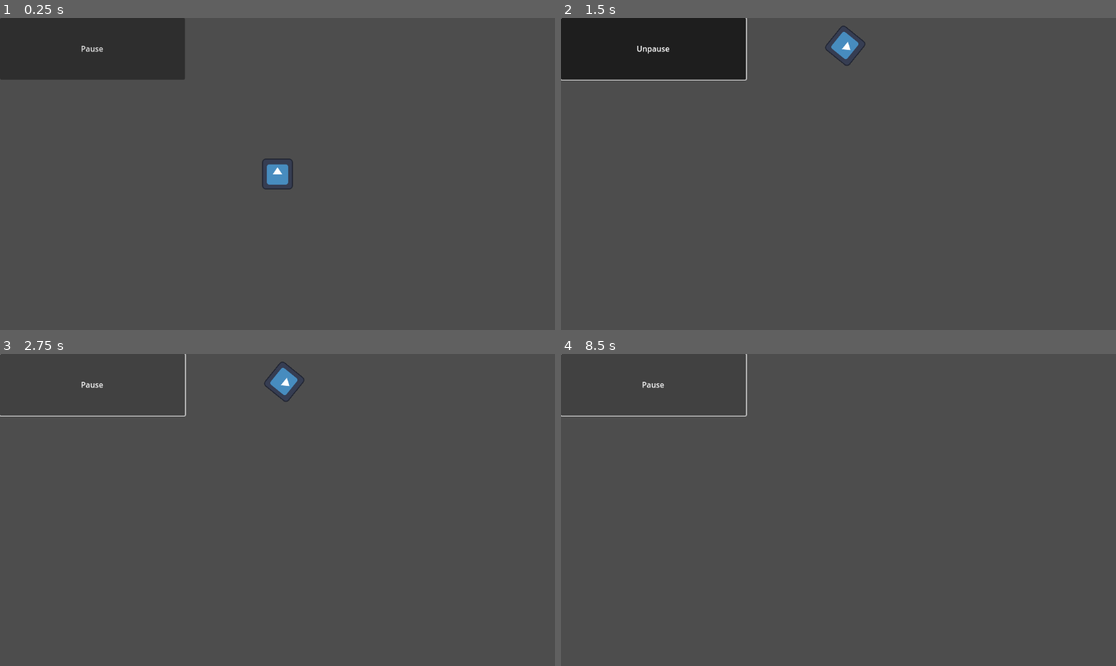
Above: before the commit, frames 1-4 (two rows, left to right).
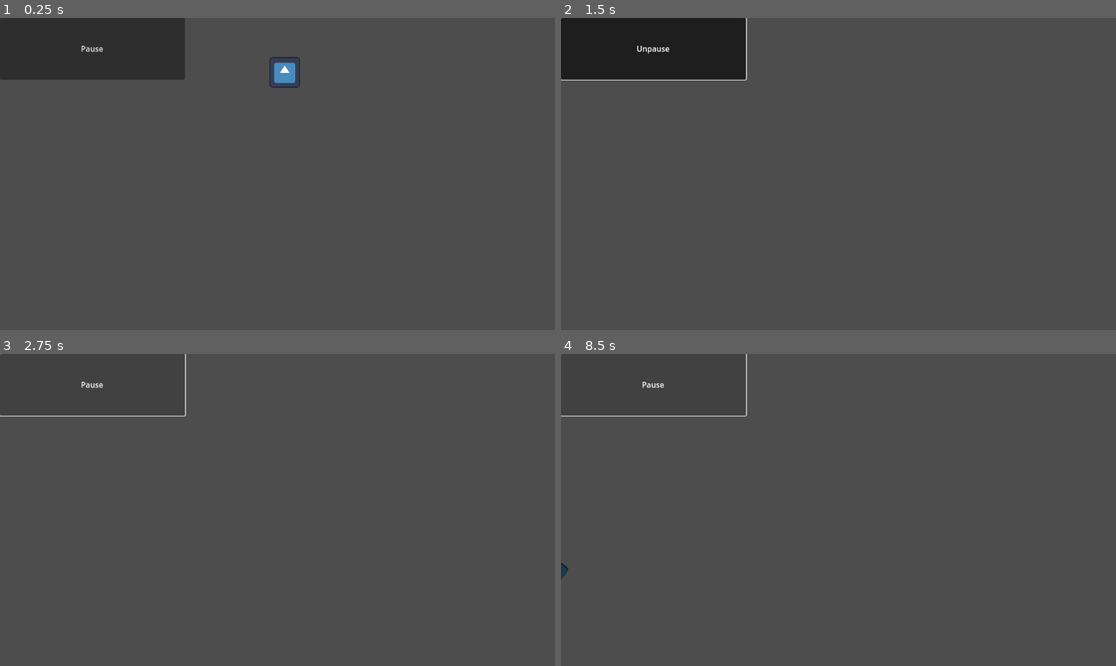
Above: after the commit, the same moments.

Repository: hotcat190/learning-godot
Game: Godot game, scene res://root.tscn
Two runs of this game, one before a commit and one after it. Both use one fixed random seed, a clock stepped at 60 frames per second and the inputs below. The engine's default icon, where the game draws it, is replaced by a stand-in: a white triangle on a blue panel in a dark square.
Inputs:
- Up to frame 1 (0.25 s): no input
- Up to frame 2 (1.5 s): tap Enter at 0.5 s; hold D (move_right) 0.53-1.25 s; hold Shift (dash) 0.53-1.25 s; click "Pause" at 1.25 s
- Up to frame 3 (2.75 s): click "Unpause" at 2 s
- Up to frame 4 (8.5 s): hold S (move_down) 2.78-3.53 s; tap Shift (dash) every 1.5 s from 2.85 to 7.35 s; hold D (move_right) 3.53-4.28 s; hold Shift (dash) 3.53-4.28 s; hold W (move_up) 4.28-5.03 s; hold Shift (dash) 5.03-5.78 s; hold A (move_left) 5.03-6.53 s; hold S (move_down) 6.53-7.28 s; hold Shift (dash) 6.53-7.28 s; hold D (move_right) 7.28-8.03 s; hold W (move_up) from 8.03 s (still down); hold Shift (dash) from 8.03 s (still down)

The runs differ from the first frame. In frame 1, 0.7% of the frame differs, in the area x 47-55%, y 12-56%; in frame 2, 0.3%; in frame 3, 0.3%; in frame 4, less than 0.1%.

Commit message:
fart

Diff:
--- a/Player.gd
+++ b/Player.gd
@@ -34,12 +34,14 @@
 
 	if Input.is_action_pressed("dash"):
 		if (dash_cooldown.is_stopped()):
+			$explodinghead.emitting = true
+			$AudioStreamPlayer.playing = true
 			$AnimationPlayer.play("new_animation")
+			$explosion.play("explosion_fade_out")
 			velocity = Vector2.UP.rotated(rotation) * speed * 40
 			if Input.is_action_pressed("move_down"):
 				velocity = - velocity
 			dash_cooldown.start(-1)
-
 	position += velocity * delta
 
 func _on_pause_button_toggled(toggled_on):
--- a/root.tscn
+++ b/root.tscn
@@ -1,8 +1,9 @@
-[gd_scene load_steps=10 format=3 uid="uid://c25v2hje7dvyv"]
+[gd_scene load_steps=15 format=3 uid="uid://c25v2hje7dvyv"]
 
 [ext_resource type="Script" path="res://Root.gd" id="1_v381l"]
 [ext_resource type="Script" path="res://Player.gd" id="2_s7pj8"]
 [ext_resource type="Texture2D" uid="uid://bg7iy5wb4x5ci" path="res://icon.svg" id="3_tlh6n"]
+[ext_resource type="AudioStream" uid="uid://cgxw2px4d47c0" path="res://fart-with-reverb.mp3" id="4_3eh7k"]
 
 [sub_resource type="RectangleShape2D" id="RectangleShape2D_6y2t0"]
 size = Vector2(126, 126)
@@ -15,10 +16,22 @@
 tracks/0/interp = 2
 tracks/0/loop_wrap = true
 tracks/0/keys = {
-"times": PackedFloat32Array(0, 0.1, 0.2, 0.5),
-"transitions": PackedFloat32Array(1, 1, 1, 1),
+"times": PackedFloat32Array(0),
+"transitions": PackedFloat32Array(1),
 "update": 0,
-"values": [Vector2(0.5, 0.5), Vector2(0.1, 1), Vector2(0.8, 0.4), Vector2(0.5, 0.5)]
+"values": [Vector2(0.5, 0.5)]
+}
+tracks/1/type = "value"
+tracks/1/imported = false
+tracks/1/enabled = true
+tracks/1/path = NodePath("../explodinghead:color")
+tracks/1/interp = 1
+tracks/1/loop_wrap = true
+tracks/1/keys = {
+"times": PackedFloat32Array(0),
+"transitions": PackedFloat32Array(1),
+"update": 0,
+"values": [Color(0, 0, 1, 1)]
 }
 
 [sub_resource type="Animation" id="Animation_rgis0"]
@@ -36,14 +49,69 @@
 "update": 0,
 "values": [Vector2(0.5, 0.5), Vector2(0.1, 1), Vector2(0.8, 0.4), Vector2(0.5, 0.5)]
 }
+tracks/1/type = "value"
+tracks/1/imported = false
+tracks/1/enabled = true
+tracks/1/path = NodePath(".:modulate")
+tracks/1/interp = 1
+tracks/1/loop_wrap = true
+tracks/1/keys = {
+"times": PackedFloat32Array(0, 0.1, 0.2, 0.5),
+"transitions": PackedFloat32Array(1, 1, 1, 1),
+"update": 0,
+"values": [Color(1, 1, 1, 1), Color(0, 0, 1, 1), Color(0, 1, 1, 1), Color(1, 1, 1, 1)]
+}
+
+[sub_resource type="Animation" id="Animation_hmen1"]
+resource_name = "explosion_fade_out"
+length = 0.5
+loop_mode = 2
+tracks/0/type = "value"
+tracks/0/imported = false
+tracks/0/enabled = true
+tracks/0/path = NodePath("../explodinghead:color")
+tracks/0/interp = 1
+tracks/0/loop_wrap = true
+tracks/0/keys = {
+"times": PackedFloat32Array(0, 0.5),
+"transitions": PackedFloat32Array(1, 1),
+"update": 0,
+"values": [Color(0, 0, 1, 1), Color(1, 1, 1, 1)]
+}
 
 [sub_resource type="AnimationLibrary" id="AnimationLibrary_4cwrj"]
 _data = {
 "RESET": SubResource("Animation_sfoha"),
+"explosion_fade_out": SubResource("Animation_hmen1"),
 "new_animation": SubResource("Animation_rgis0")
 }
 
 [sub_resource type="AnimationLibrary" id="AnimationLibrary_2cxhk"]
+
+[sub_resource type="Animation" id="Animation_dbroo"]
+resource_name = "explosion_fade_out"
+length = 0.5
+tracks/0/type = "value"
+tracks/0/imported = false
+tracks/0/enabled = true
+tracks/0/path = NodePath("explodinghead:color")
+tracks/0/interp = 1
+tracks/0/loop_wrap = true
+tracks/0/keys = {
+"times": PackedFloat32Array(0, 0.5),
+"transitions": PackedFloat32Array(1, 1),
+"update": 0,
+"values": [Color(0, 0, 1, 1), Color(1, 1, 1, 1)]
+}
+
+[sub_resource type="AnimationLibrary" id="AnimationLibrary_nmp5u"]
+_data = {
+"explosion_fade_out": SubResource("Animation_dbroo")
+}
+
+[sub_resource type="Curve" id="Curve_y0vf0"]
+_data = [Vector2(0, 1), 0.0, 0.0, 0, 0, Vector2(0.996894, 0.164505), 0.0, 0.0, 0, 0]
+point_count = 2
 
 [sub_resource type="RectangleShape2D" id="RectangleShape2D_6cnto"]
 size = Vector2(1152, 648)
@@ -58,7 +126,7 @@
 text = "Pause"
 
 [node name="Player" type="Area2D" parent="."]
-position = Vector2(576, 324)
+position = Vector2(591, 113)
 script = ExtResource("2_s7pj8")
 
 [node name="PlayerSprite" type="Sprite2D" parent="Player"]
@@ -66,6 +134,7 @@
 texture = ExtResource("3_tlh6n")
 
 [node name="PlayerCollisionShape" type="CollisionShape2D" parent="Player"]
+visible = false
 scale = Vector2(0.5, 0.5)
 shape = SubResource("RectangleShape2D_6y2t0")
 
@@ -79,7 +148,35 @@
 "new_library": SubResource("AnimationLibrary_2cxhk")
 }
 
+[node name="explosion" type="AnimationPlayer" parent="Player"]
+libraries = {
+"": SubResource("AnimationLibrary_nmp5u")
+}
+
+[node name="explodinghead" type="CPUParticles2D" parent="Player"]
+position = Vector2(-1, 3)
+scale = Vector2(10, 2)
+emitting = false
+amount = 60
+lifetime = 0.5
+one_shot = true
+explosiveness = 1.0
+direction = Vector2(0, 1)
+spread = 11.59
+gravity = Vector2(0, 0)
+initial_velocity_min = 50.0
+initial_velocity_max = 100.0
+scale_amount_min = 5.0
+scale_amount_max = 10.0
+scale_amount_curve = SubResource("Curve_y0vf0")
+color = Color(0, 0, 1, 1)
+
+[node name="AudioStreamPlayer" type="AudioStreamPlayer" parent="Player"]
+stream = ExtResource("4_3eh7k")
+volume_db = -21.595
+
 [node name="PlayField" type="StaticBody2D" parent="."]
+visible = false
 
 [node name="PlayFieldCollisionShape" type="CollisionShape2D" parent="PlayField"]
 position = Vector2(576, 324)
Not shown, added: fart-with-reverb.mp3.import
Binary file added: materials/rendered_particles/0001.png
Not shown, added: materials/rendered_particles/0001.png.import
Binary file added: materials/rendered_particles/0002.png
Not shown, added: materials/rendered_particles/0002.png.import
Binary file added: materials/rendered_particles/0003.png
Not shown, added: materials/rendered_particles/0003.png.import
Binary file added: materials/rendered_particles/0004.png
Not shown, added: materials/rendered_particles/0004.png.import
Binary file added: materials/rendered_particles/0005.png
Not shown, added: materials/rendered_particles/0005.png.import
Binary file added: materials/rendered_particles/0006.png
(and 262 more such lines)
